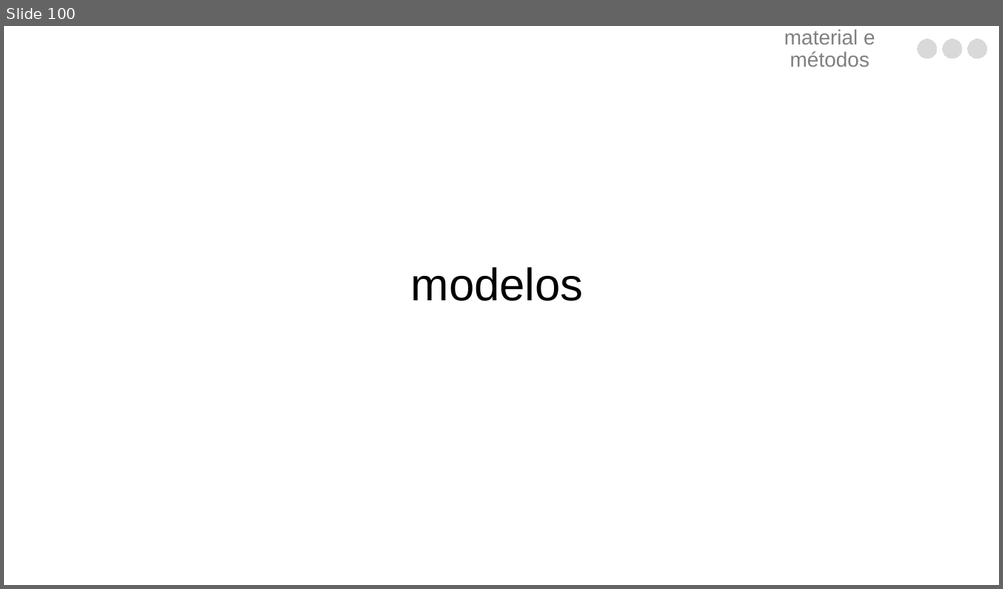
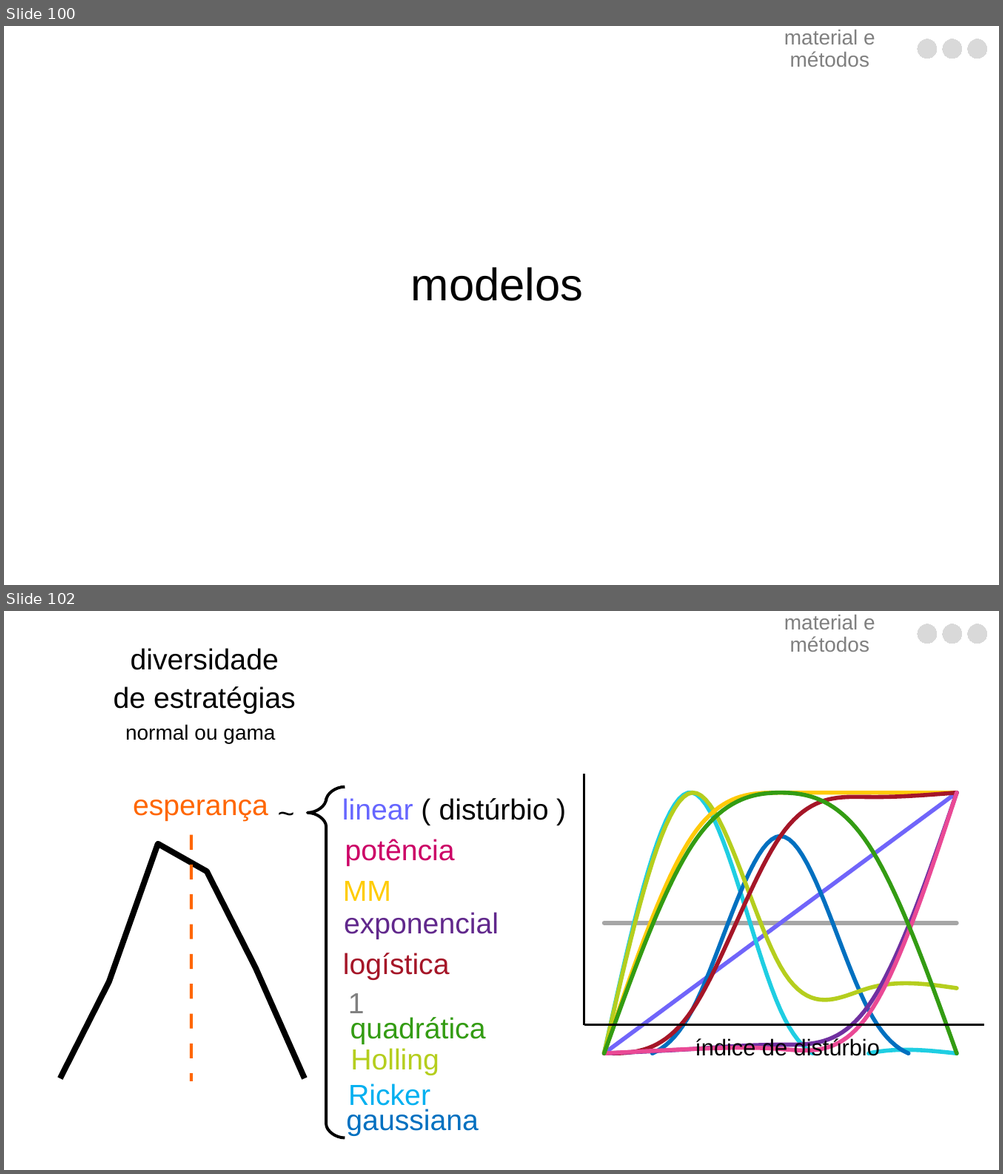
Before and after one commit to luisanovara/dissertacao, a slide deck: DEFESA.pptx. Shown one above the other, each under a label of ours: slide 100 before the commit, slides 100 and 102 after it; the slides between them are not shown. The pictures are 1003x589 and 1003x1174 pixels, drawn with LibreOffice and Linux fonts; fonts in the diff are those of the drawing. Boxes give left, top, right and bottom in pixels: in the first picture for what was removed or moved away, otherwise in the second. Text is boxed around its words. In the diff, an @@ line names an element or a change of style, - is before the commit and + after.

```diff
--- a/DEFESA.pptx
+++ b/DEFESA.pptx
@@ slide 102 added at [4,611,999,1170], background #FFFFFF @@
@@ text added at [784,615,875,652], 20 pt, text #808080 @@
+material e métodos
@@ freeform shape added at [917,624,936,644], fill #D9D9D9, outline #D9D9D9 0 pt @@
@@ freeform shape added at [942,624,962,644], fill #D9D9D9, outline #D9D9D9 0 pt @@
@@ freeform shape added at [967,624,987,644], fill #D9D9D9, outline #D9D9D9 0 pt @@
@@ text added at [114,648,296,714], 28 pt, text #000000 @@
+diversidade
+de estratégias
@@ text added at [125,724,275,743], 20 pt, text #000000 @@
+normal ou gama
@@ line chart added at [551,743,999,1060] @@
+categories: 1, 2, 3, 4, 5
+Series 1: 50, 50, 50, 50, 50
+Series 2: 0, 25, 50, 75, 100
+Series 3: 0, 100, 17, 0, 0
+Series 4: 0, 17, 83, 17, 0
+Series 5: 0, 100, 33, 25, 25
+Series 6: 0, 83, 100, 100, 100
+Series 7: 0, 17, 83, 98, 100
+Series 8: 0, 2, 3, 18, 100
+Series 9: 0, 2, 2, 15, 100
+Series 10: 0, 80, 100, 80, 0
@@ freeform shape added at [307,787,345,1139], outline #000000 2.83 pt @@
@@ line added from (584, 774) to (584, 1025), #000000 2 pt @@
@@ line chart added at [29,797,335,1085] @@
+categories: 1, 2, 3, 4, 5, 6
+Series 1: 0, 41, 100, 88, 47, 0
@@ text added at [133,800,268,821], 28 pt, text #FF6600 @@
+esperança
@@ text added at [254,795,318,842], 28 pt, text #000000 @@
+~
@@ text added at [342,798,413,820], 28 pt, text #FFFFFF @@
+linear ( distúrbio )
@@ text added at [438,798,548,820], 28 pt, text #000000 @@
+distúrbio
@@ line added from (191, 834) to (191, 1082), #FF6600 2.83 pt @@
@@ text added at [345,839,455,866], 28 pt, text #CC0066 @@
+potência
@@ text added at [343,881,391,901], 28 pt, text #FFCC00 @@
+MM
@@ text added at [344,912,498,940], 28 pt, text #61288C @@
+exponencial
@@ text added at [343,953,449,980], 28 pt, text #A51628 @@
+logística
@@ text added at [348,994,364,1014], 28 pt, text #808080 @@
+1
@@ text added at [350,1017,486,1045], 28 pt, text #339C13 @@
+quadrática
@@ line added from (584, 1025) to (984, 1025), #000000 2 pt @@
@@ text added at [350,1048,439,1076], 28 pt, text #B5CE1E @@
+Holling
@@ text added at [694,1037,879,1059], 22 pt, text #000000 @@
+índice de distúrbio
@@ text added at [348,1084,430,1111], 28 pt, text #00B0F0 @@
+Ricker
@@ text added at [346,1109,478,1136], 28 pt, text #0070C0 @@
+gaussiana
```
Also in this commit, not shown: 3 slides changed, 12 other slides added.
